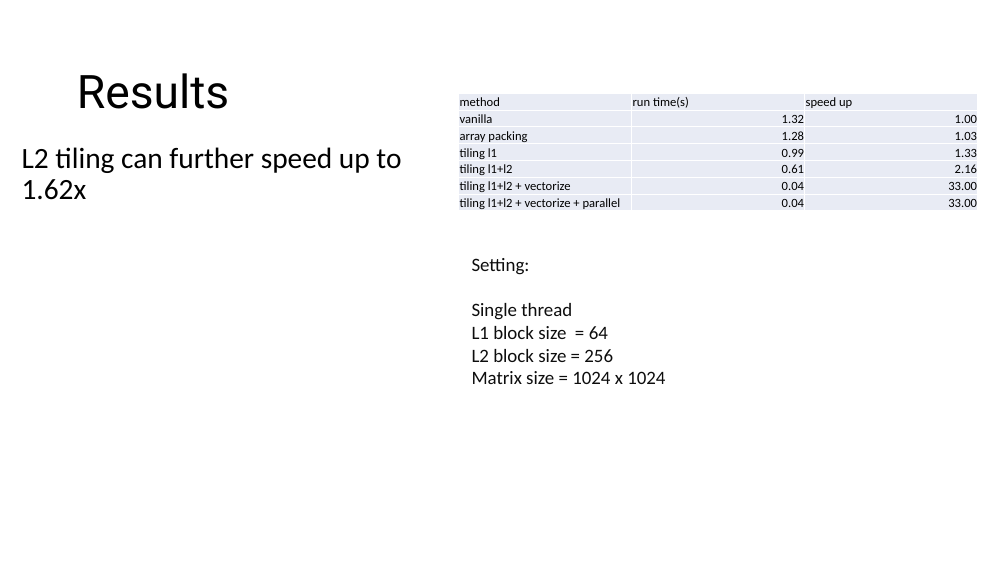
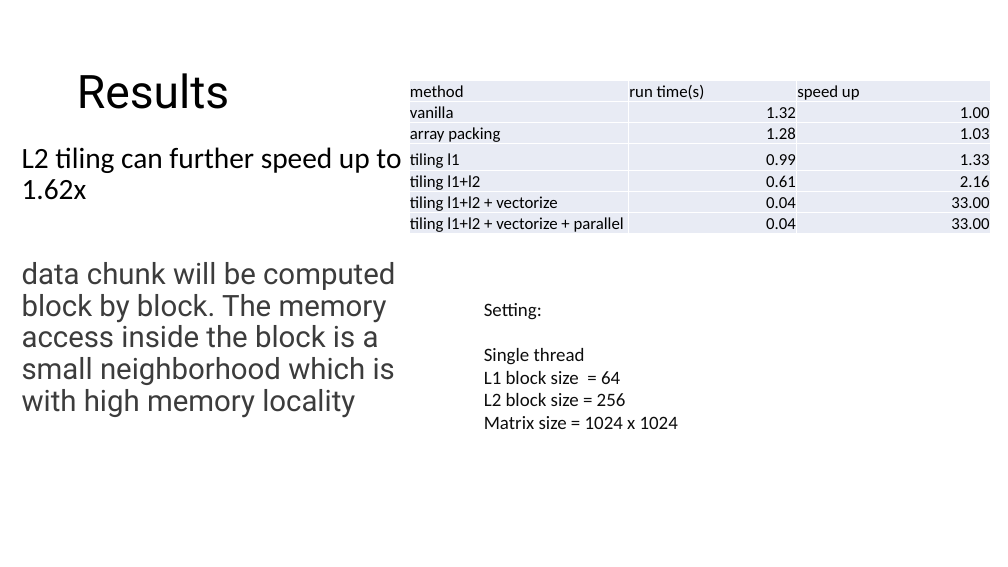
Before and after one commit to LukeLIN-web/CS345, a slide deck: slide 10 of project/midterm.pptx (slide 7 before the commit). Drawn at 1008x567 pixels with LibreOffice and Linux fonts; fonts in the diff are those of the drawing. Boxes give left, top, right and bottom in pixels: in the first picture for what was removed or moved away, otherwise in the second. Text is boxed around its words. In the diff, an @@ line names an element or a change of style, - is before the commit and + after.

```diff
--- a/project/midterm.pptx
+++ b/project/midterm.pptx
@@ table at (409, 81, 990, 236) @@
@@ size 12 to 16 pt @@
@@ table: place and size @@
-table at (459, 93, 979, 213)
+table at (409, 81, 990, 236)
@@ text at (22, 262, 395, 418): paragraph added @@
+data chunk will be computed block by block. The memory access inside the block is a small neighborhood which is with high memory locality
@@ text "Setting:": place and size @@
-text "Setting:" at (472, 258, 665, 384)
+text "Setting:" at (484, 303, 678, 429)
```
Also in this commit, not shown: 6 other slides changed, 7 slides added, 1 slide removed, 2 other files.
